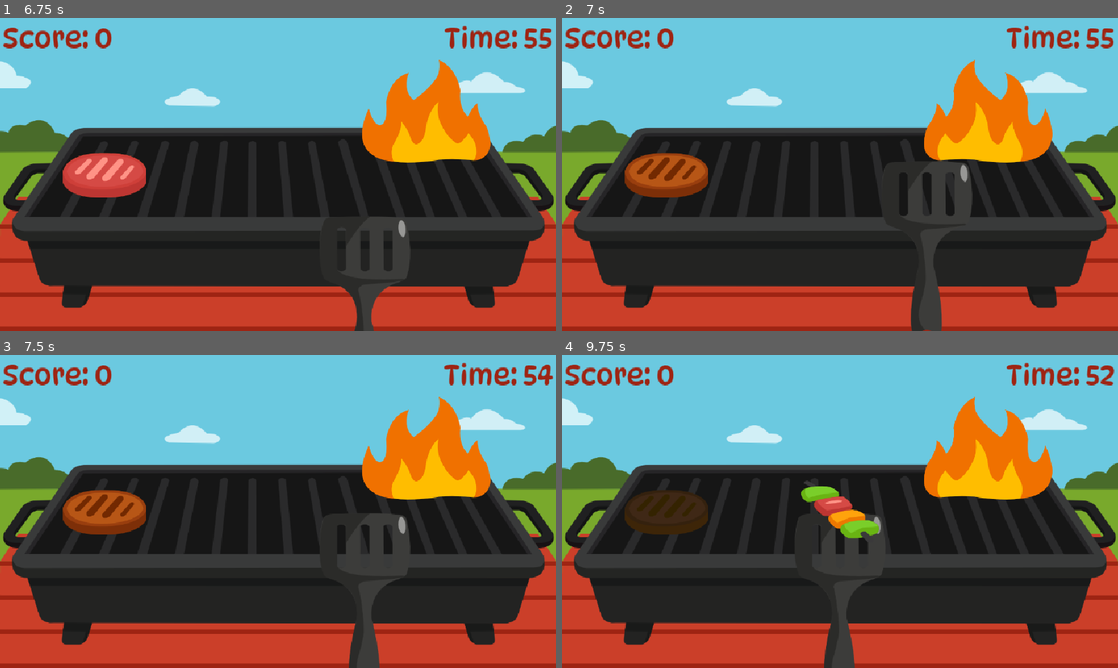
Above: before the commit, frames 1-4 (two rows, left to right).
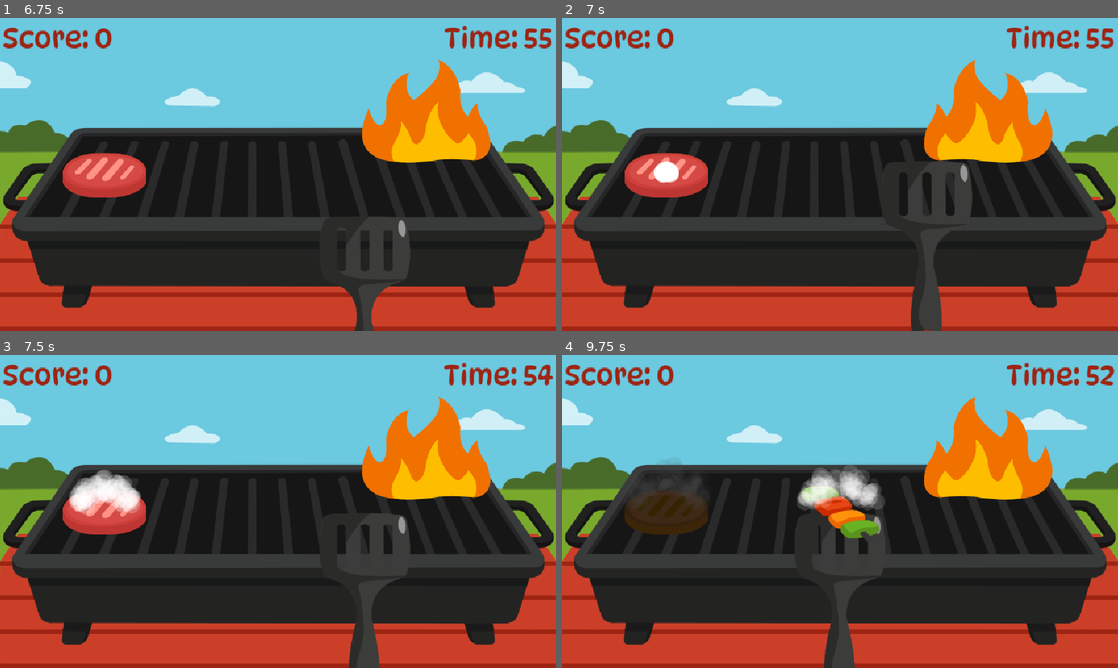
Above: after the commit, the same moments.

Repository: Allus-Interactive/30-days-of-summer-2025
Game: Godot game, scene res://scenes/menus/title screen/title_screen.tscn
Same seed, same stepped clock (60 frames per second), same inputs: the game is played once before the commit and once after it.
Inputs:
- Up to frame 1 (6.75 s): tap Enter (replay) at 0.5, 2.1, 4.35, 6.6 s; hold D (move_right) 0.53-1.28 s; tap Space (flip) at 0.6, 1.25, 1.35, 2.3, 2.85, 3.6, 4.55, 5.1, 5.85 s; hold S 1.28-2.03 s; hold D (move_right) 2.03-2.78 s; hold W 2.78-3.53 s; hold A (move_left) 3.53-5.03 s; hold S 5.03-5.78 s; hold D (move_right) 5.78-6.53 s; hold W from 6.53 s (still down)
- Up to frame 2 (7 s): keep holding W; tap Space (flip) at 6.8 s
- Up to frame 3 (7.5 s): release W at 7.28 s; hold D (move_right) from 7.28 s (still down); tap Space (flip) at 7.35 s
- Up to frame 4 (9.75 s): release D (move_right) at 8.03 s; hold S 8.03-8.78 s; tap Space (flip) at 8.1, 9.05, 9.6 s; hold A (move_left) 8.78-9.53 s; tap Enter (replay) at 8.85 s; hold W from 9.53 s (still down)

Frame 1 is identical in both runs. In frame 2, 1.8% of the frame differs, in the area x 11-27%, y 43-58%; in frame 3, 2.4%, in the area x 11-27%, y 36-58%; in frame 4, 2.4%.

Commit message:
changed logic for cooked food, added steam particle effect

Diff:
--- /dev/null
+++ b/assets/particles/gradients/steam.tres
@@ -0,0 +1,4 @@
+[gd_resource type="Gradient" format=3 uid="uid://dwphir8ervf12"]
+
+[resource]
+colors = PackedColorArray(1, 1, 1, 1, 1, 1, 1, 0)
--- /dev/null
+++ b/assets/particles/particle process/burned_process.tres
@@ -0,0 +1,17 @@
+[gd_resource type="ParticleProcessMaterial" load_steps=3 format=3 uid="uid://cifp1nmf4v8di"]
+
+[sub_resource type="Gradient" id="Gradient_me7vg"]
+colors = PackedColorArray(0.27451, 0.27451, 0.27451, 1, 0.27451, 0.27451, 0.27451, 0)
+
+[sub_resource type="GradientTexture1D" id="GradientTexture1D_rcpg5"]
+gradient = SubResource("Gradient_me7vg")
+
+[resource]
+particle_flag_disable_z = true
+direction = Vector3(0, -1, 0)
+spread = 75.0
+initial_velocity_min = 50.0
+initial_velocity_max = 100.0
+gravity = Vector3(0, 0, 0)
+scale_min = 0.5
+color_ramp = SubResource("GradientTexture1D_rcpg5")
--- /dev/null
+++ b/assets/particles/particle process/steam_process.tres
@@ -0,0 +1,17 @@
+[gd_resource type="ParticleProcessMaterial" load_steps=3 format=3 uid="uid://cgdnogn6ou22l"]
+
+[sub_resource type="Gradient" id="Gradient_me7vg"]
+colors = PackedColorArray(1, 1, 1, 1, 1, 1, 1, 0)
+
+[sub_resource type="GradientTexture1D" id="GradientTexture1D_rcpg5"]
+gradient = SubResource("Gradient_me7vg")
+
+[resource]
+particle_flag_disable_z = true
+direction = Vector3(0, -1, 0)
+spread = 75.0
+initial_velocity_min = 50.0
+initial_velocity_max = 100.0
+gravity = Vector3(0, 0, 0)
+scale_min = 0.5
+color_ramp = SubResource("GradientTexture1D_rcpg5")
--- a/scenes/food/food.gd
+++ b/scenes/food/food.gd
@@ -18,6 +18,8 @@
 @onready var player_anim_timer: Timer = $PlayerAnimTimer
 @onready var food_anim_timer: Timer = $FoodAnimTimer
 @onready var burned_timer: Timer = $BurnedTimer
+@onready var steam_particles: GPUParticles2D = $SteamParticles
+@onready var burned_particles: GPUParticles2D = $BurnedParticles
 
 
 func _ready() -> void:
@@ -54,11 +56,12 @@
 	match current_state:
 		State.RAW:
 			current_state = State.READY
-			sprite_2d.texture = food_data.texture_cooked
+			steam_burst(State.READY)
 			cooking_timer.wait_time = food_data.burned_time - food_data.cooking_time
 			cooking_timer.start()
 		State.READY:
 			current_state = State.BURNED
+			steam_burst(State.BURNED)
 			sprite_2d.texture = food_data.texture_burned
 			burned_timer.start()
 		_:
@@ -72,6 +75,13 @@
 	sprite_2d.texture = food_data.texture_raw
 
 
+func set_food_to_half_cooked():
+	current_state = State.RAW
+	cooking_timer.wait_time = food_data.cooking_time
+	cooking_timer.start()
+	sprite_2d.texture = food_data.texture_cooked
+
+
 func remove_food():
 	var slot = get_meta("grill_slot")
 	if slot:
@@ -80,20 +90,29 @@
 
 
 func on_flip_food(player_position: float) -> void:
+	# checks that the food item is where the player is
 	if global_position.x == player_position:
+		# check if food is ready
 		if current_state == State.READY:
+			# check if food is flipped
 			if flipped:
+				# if the food has been flipped, stop the timer
+				# and remove the food from the grill
 				cooking_timer.stop()
 				player_anim_timer.start()
 				food_anim_timer.start()
 				GameManager.cooking_streak += 1
 			else:
+				# flip the food
 				flip_food_sprite()
 				await get_tree().create_timer(0.2).timeout
+				sprite_2d.texture = food_data.texture_cooked
 				sizzle_sfx.play()
 				flipped = true
-				set_food_to_raw()
+				set_food_to_half_cooked()
+		# check if food is burned
 		elif current_state == State.BURNED:
+			# remove the burned food from the grill
 			cooking_timer.stop()
 			player_anim_timer.start()
 			food_anim_timer.start()
@@ -114,6 +133,13 @@
 		.set_ease(Tween.EASE_OUT)
 
 
+func steam_burst(state: State) -> void:
+	if state == State.READY:
+		steam_particles.restart()
+	elif state == State.BURNED:
+		burned_particles.restart()
+
+
 func _on_player_anim_timer_timeout() -> void:
 	var tween = create_tween()
 	tween.tween_property(food, "position", Vector2(global_position.x, 400), 0.25)
--- a/scenes/food/food.tscn
+++ b/scenes/food/food.tscn
@@ -1,11 +1,16 @@
-[gd_scene load_steps=4 format=3 uid="uid://5h0o701ctdvj"]
+[gd_scene load_steps=8 format=3 uid="uid://5h0o701ctdvj"]
 
 [ext_resource type="Script" uid="uid://bomoi37rnhk3x" path="res://scenes/food/food.gd" id="1_lgl0r"]
+[ext_resource type="Texture2D" uid="uid://dw7itlooffvh8" path="res://assets/particles/steam_particle.png" id="3_4y3qy"]
+[ext_resource type="Material" uid="uid://cgdnogn6ou22l" path="res://assets/particles/particle process/steam_process.tres" id="4_icjja"]
+[ext_resource type="Material" uid="uid://cifp1nmf4v8di" path="res://assets/particles/particle process/burned_process.tres" id="5_8pq41"]
 [ext_resource type="AudioStream" uid="uid://b15rim1aouul4" path="res://assets/sfx/sizzle.mp3" id="5_icjja"]
 
 [sub_resource type="CapsuleShape2D" id="CapsuleShape2D_rnnhp"]
 radius = 39.0
 height = 174.0
+
+[sub_resource type="CanvasItemMaterial" id="CanvasItemMaterial_wwqb0"]
 
 [node name="Food" type="Area2D"]
 script = ExtResource("1_lgl0r")
@@ -32,6 +37,24 @@
 [node name="BurnedTimer" type="Timer" parent="."]
 wait_time = 5.0
 
+[node name="SteamParticles" type="GPUParticles2D" parent="."]
+material = SubResource("CanvasItemMaterial_wwqb0")
+emitting = false
+amount = 100
+texture = ExtResource("3_4y3qy")
+one_shot = true
+explosiveness = 1.0
+process_material = ExtResource("4_icjja")
+
+[node name="BurnedParticles" type="GPUParticles2D" parent="."]
+material = SubResource("CanvasItemMaterial_wwqb0")
+emitting = false
+amount = 100
+texture = ExtResource("3_4y3qy")
+one_shot = true
+explosiveness = 1.0
+process_material = ExtResource("5_8pq41")
+
 [connection signal="timeout" from="CookingTimer" to="." method="_on_cooking_timer_timeout"]
 [connection signal="timeout" from="PlayerAnimTimer" to="." method="_on_player_anim_timer_timeout"]
 [connection signal="timeout" from="FoodAnimTimer" to="." method="_on_food_anim_timer_timeout"]
--- a/scenes/grill_master.gd
+++ b/scenes/grill_master.gd
@@ -72,6 +72,7 @@
 		score += (diff_score * combo_multiplier)
 		combo_label.visible = true
 		combo_label_timer.start()
+		GameManager.cooking_streak == 0
 	else:
 		score += diff_score
 	score_label.text = "Score: %d" % score
Binary file added: assets/particles/steam_particle.png
Not shown, added: assets/particles/steam_particle.png.import
